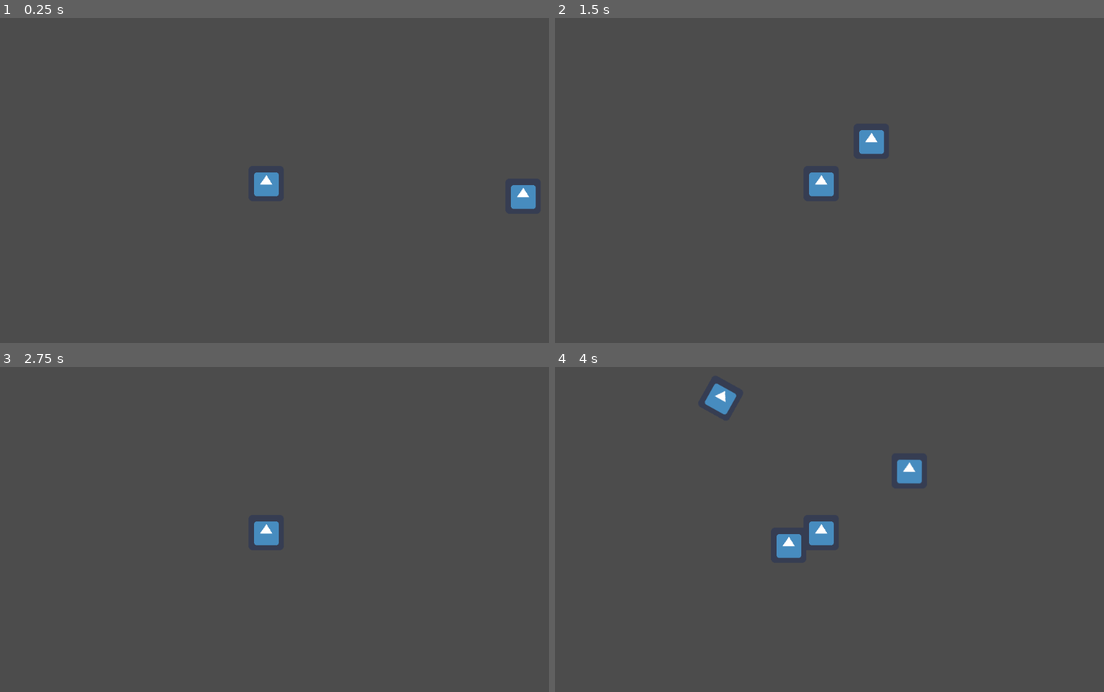
Above: before the commit, frames 1-4 (two rows, left to right).
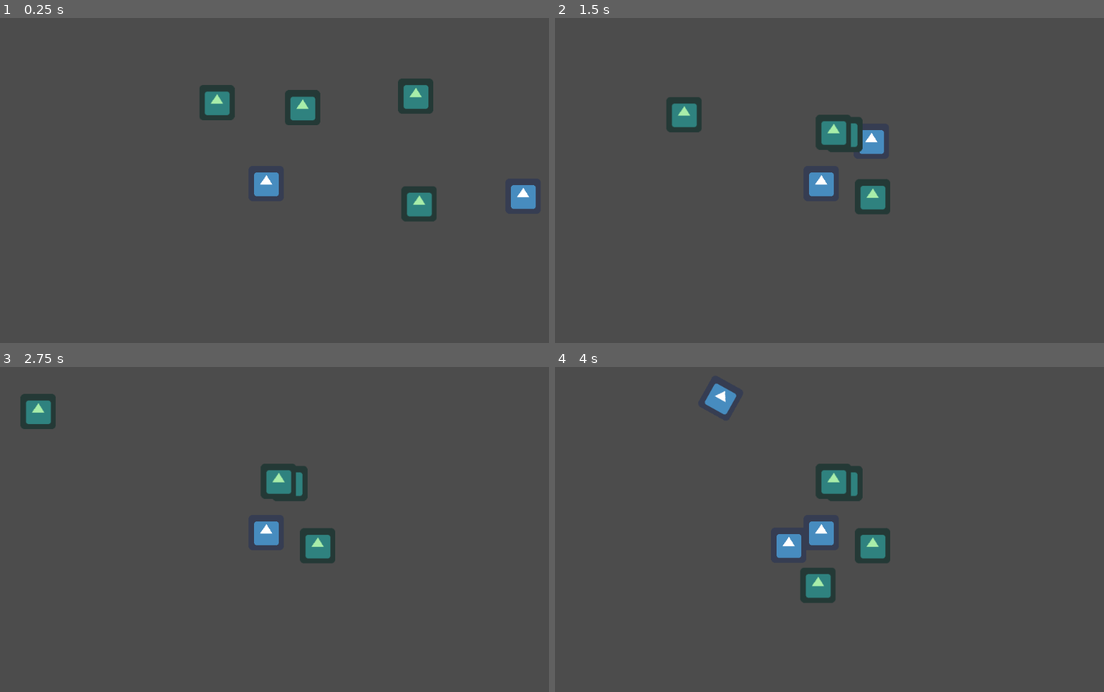
Above: after the commit, the same moments.

Repository: moisesjbc/cinco-etapas
Game: Godot game, scene res://scenes/main_scene/main_scene.tscn
Two runs of this game, one before a commit and one after it. Both use one fixed random seed, a clock stepped at 60 frames per second and the inputs below. The engine's default icon, where the game draws it, is replaced by a stand-in: a white triangle on a blue panel in a dark square.
Inputs:
- Up to frame 1 (0.25 s): no input
- Up to frame 2 (1.5 s): hold Right (ui_right) 0.53-1.28 s; hold Down (ui_down) from 1.28 s (still down)
- Up to frame 3 (2.75 s): release Down (ui_down) at 2.03 s; hold Right (ui_right) from 2.03 s (still down)
- Up to frame 4 (4 s): release Right (ui_right) at 2.78 s; hold Up (ui_up) 2.78-3.53 s; hold Left (ui_left) from 3.53 s (still down)

The runs differ from the first frame. In frame 1, 2.8% of the frame differs, in the area x 36-80%, y 18-63%; in frame 2, 2.3%; in frame 3, 2.3%; in frame 4, 2.6%.

Commit message:
Added sticky friends

Diff:
--- /dev/null
+++ b/godot-project/scenes/friend/friend.gd
@@ -0,0 +1,28 @@
+extends KinematicBody2D
+
+export var MIN_SPEED = 300
+export var MAX_SPEED = 600
+export var STICKY_DISTANCE = 100
+onready var speed = randi() % (MAX_SPEED - MIN_SPEED) + MIN_SPEED
+onready var player = get_node("/root/main_scene/player")
+var is_sticked: bool = false
+
+# Called when the node enters the scene tree for the first time.
+func _ready():
+	print("speed " + str(speed))
+
+func _physics_process(delta):
+	var distance_to_player: Vector2 = player.global_position - global_position
+
+	if not is_sticked:
+		if distance_to_player.length() > STICKY_DISTANCE:
+			move_and_collide(distance_to_player.normalized() * speed * delta)
+		else:
+			is_sticked = true
+
+			# "Stick" friend to player by removing it from its current parent
+			# and adding it as a child to player.
+			var position = global_position
+			get_parent().remove_child(self)
+			player.add_child(self)
+			global_position = position
--- /dev/null
+++ b/godot-project/scenes/friend/friend.tscn
@@ -0,0 +1,20 @@
+[gd_scene load_steps=4 format=2]
+
+[ext_resource path="res://icon.png" type="Texture" id=1]
+[ext_resource path="res://scenes/friend/friend.gd" type="Script" id=2]
+
+[sub_resource type="RectangleShape2D" id=1]
+extents = Vector2( 32.4694, 31.9786 )
+
+[node name="friend" type="KinematicBody2D"]
+collision_layer = 2
+script = ExtResource( 2 )
+MIN_SPEED = 150
+MAX_SPEED = 250
+
+[node name="sprite" type="Sprite" parent="."]
+self_modulate = Color( 0.658824, 0.929412, 0.662745, 1 )
+texture = ExtResource( 1 )
+
+[node name="shape" type="CollisionShape2D" parent="."]
+shape = SubResource( 1 )
--- a/godot-project/scenes/main_scene/main_scene.tscn
+++ b/godot-project/scenes/main_scene/main_scene.tscn
@@ -1,8 +1,9 @@
-[gd_scene load_steps=4 format=2]
+[gd_scene load_steps=5 format=2]
 
 [ext_resource path="res://icon.png" type="Texture" id=1]
 [ext_resource path="res://scenes/player/player.tscn" type="PackedScene" id=2]
 [ext_resource path="res://scenes/meteorites_respawn/meteorites_respawn.tscn" type="PackedScene" id=3]
+[ext_resource path="res://scenes/friend/friend.tscn" type="PackedScene" id=4]
 
 [node name="main_scene" type="Node2D"]
 
@@ -19,3 +20,15 @@
 
 [node name="respawn_manager" parent="player/camera" instance=ExtResource( 3 )]
 position = Vector2( -516.332, -285.105 )
+
+[node name="friend" parent="." instance=ExtResource( 4 )]
+position = Vector2( 675.722, 111.124 )
+
+[node name="friend2" parent="." instance=ExtResource( 4 )]
+position = Vector2( 454.597, 108.879 )
+
+[node name="friend3" parent="." instance=ExtResource( 4 )]
+position = Vector2( 688.069, 334.494 )
+
+[node name="friend4" parent="." instance=ExtResource( 4 )]
+position = Vector2( 250.309, 99.8991 )
